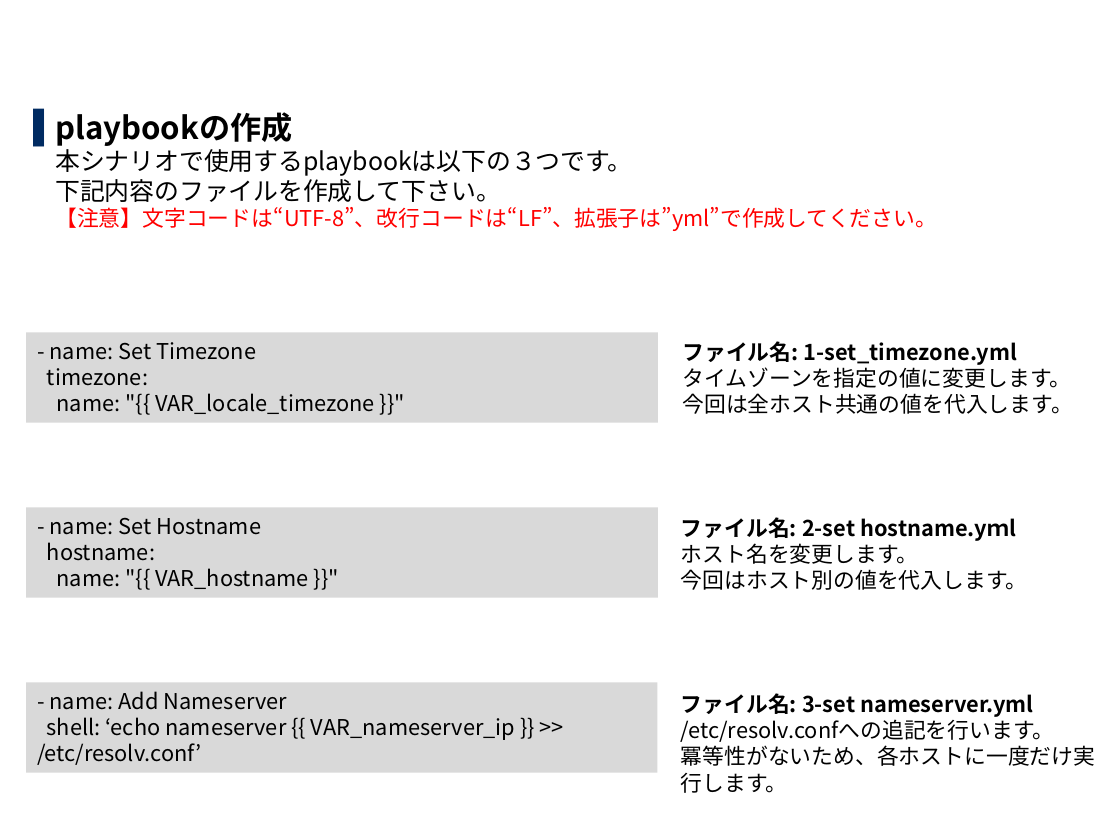
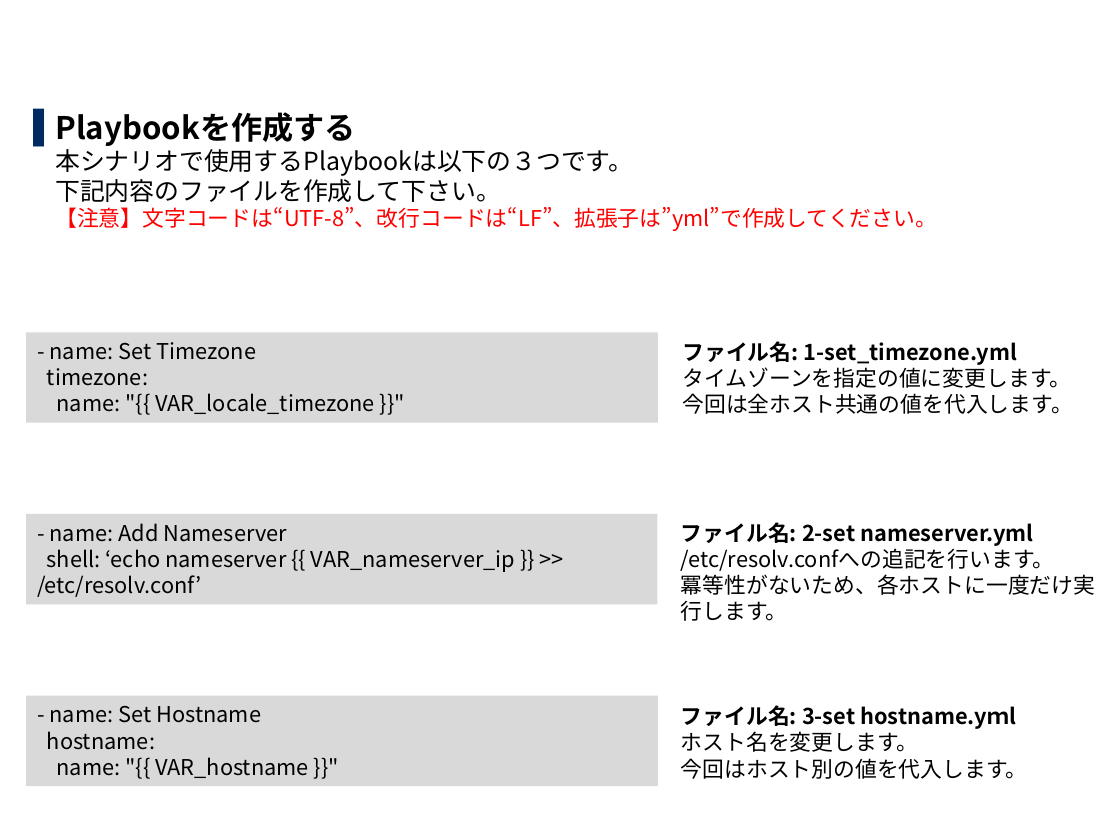
Before and after one commit to exastro-suite/it-automation-docs, a slide deck: slide 10 of asset/Learn_ja/ITA-hg-ps_practice_ja.pptx (slide 9 before the commit). Drawn at 1120x840 pixels with LibreOffice and Linux fonts; fonts in the diff are those of the drawing; background and template pictures are left out. Boxes give left, top, right and bottom in pixels: in the first picture for what was removed or moved away, otherwise in the second. Text is boxed around its words. In the diff, an @@ line names an element or a change of style, - is before the commit and + after.

```diff
--- a/asset/Learn_ja/ITA-hg-ps_practice_ja.pptx
+++ b/asset/Learn_ja/ITA-hg-ps_practice_ja.pptx
@@ text at box(55, 112, 937, 231): text changed @@
-▌ playbookの作成
-  本シナリオで使用するplaybookは以下の３つです。
-  下記内容のファイルを作成して下さい。
-  【注意】文字コードは“UTF-8”、改行コードは“LF”、拡張子は”yml”で作成してください。
+▌ Playbookを作成する
+  本シナリオで使用するPlaybookは以下の３つです。
+  下記内容のファイルを作成して下さい。
+  【注意】文字コードは“UTF-8”、改行コードは“LF”、拡張子は”yml”で作成してください。
@@ rectangle "- name: Add Nameserver": place and size @@
-rectangle "- name: Add Nameserver" at box(26, 682, 657, 773)
+rectangle "- name: Add Nameserver" at box(26, 514, 657, 605)
@@ text "ファイル名: 2-set nameserver.yml /etc/resolv.confへの追記を行います。": place and size @@
-text "ファイル名: 2-set nameserver.yml /etc/resolv.confへの追記を行います。" at box(681, 693, 1095, 793)
+text "ファイル名: 2-set nameserver.yml /etc/resolv.confへの追記を行います。" at box(681, 522, 1095, 621)
@@ text at box(681, 522, 1055, 571): text changed @@
-ファイル名: 3-set nameserver.yml
-/etc/resolv.confへの追記を行います。
+ファイル名: 2-set nameserver.yml
+/etc/resolv.confへの追記を行います。
@@ rectangle "- name: Set Hostname": place and size @@
-rectangle "- name: Set Hostname" at box(26, 507, 657, 598)
+rectangle "- name: Set Hostname" at box(26, 696, 657, 786)
@@ text at box(681, 705, 1028, 779): text changed @@
-ファイル名: 2-set hostname.yｍl
-ホスト名を変更します。
-今回はホスト別の値を代入します。
+ファイル名: 3-set hostname.yｍl
+ホスト名を変更します。
+今回はホスト別の値を代入します。
```
Also in this commit, not shown: 36 other slides changed, 2 slides added, 3 slides removed, 1 other file.
